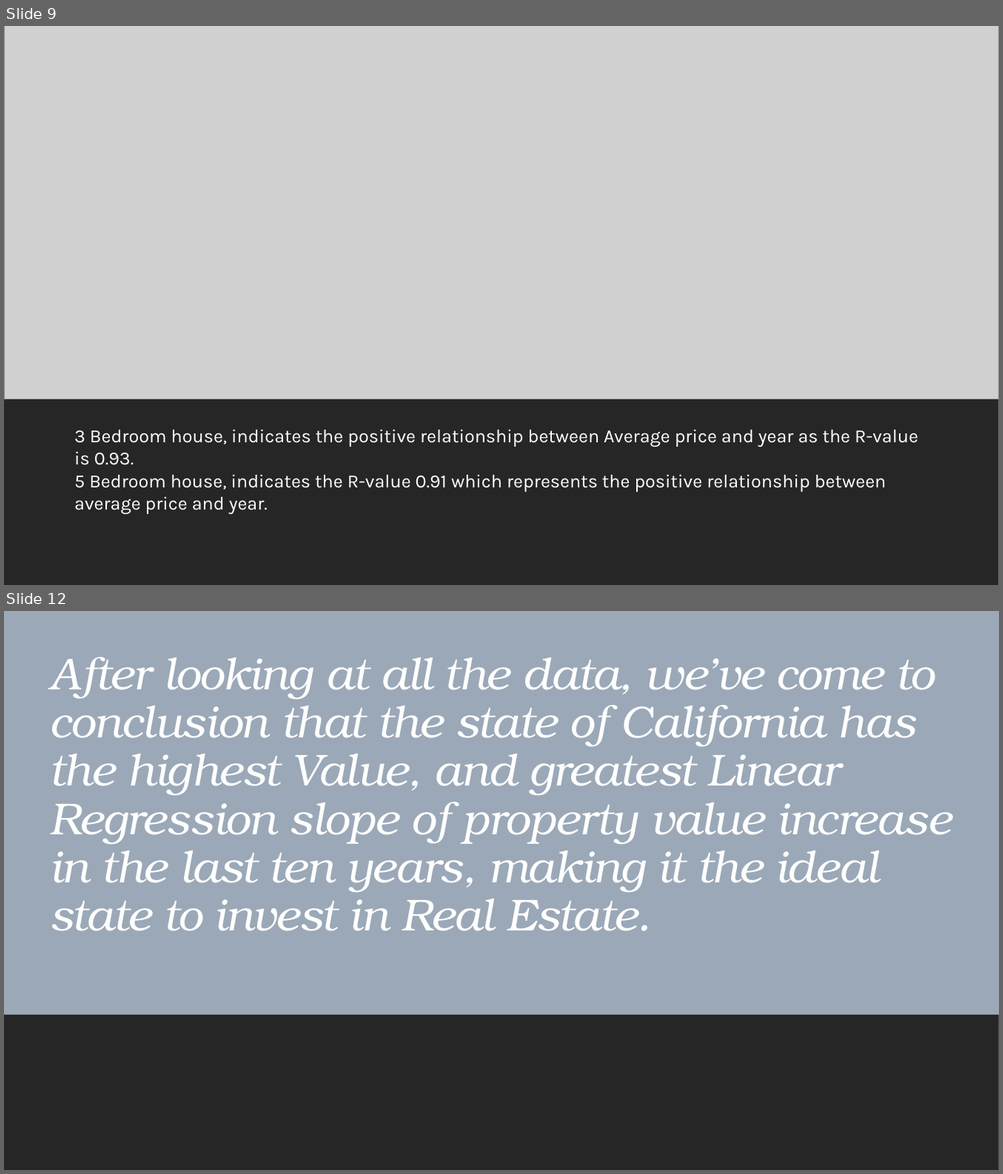
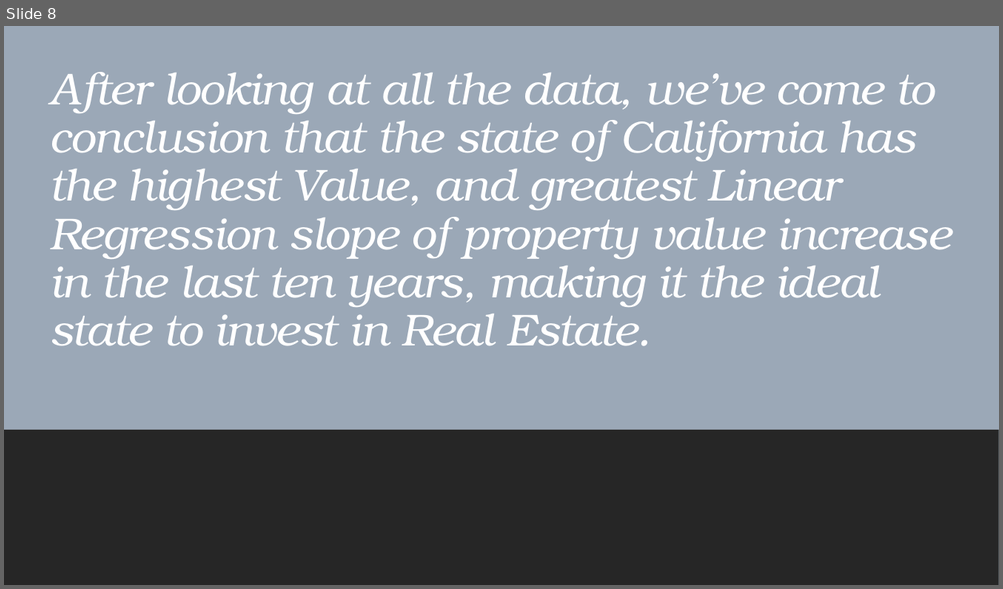
Before and after one commit to Arnawutu/Project1Group10, a slide deck: Main_Data/Nasdaq Real Estate Data Cleaning.pptx. Shown one above the other, each under a label of ours: slides 9 and 12 before the commit, slide 8 after it; the slides between them are not shown. The pictures are 1003x1174 and 1003x589 pixels, drawn with LibreOffice and Linux fonts; fonts in the diff are those of the drawing; grey boxes stand for pictures. Boxes give left, top, right and bottom in pixels: in the first picture for what was removed or moved away, otherwise in the second. Text is boxed around its words. In the diff, an @@ line names an element or a change of style, - is before the commit and + after.

```diff
--- a/Main_Data/Nasdaq Real Estate Data Cleaning.pptx
+++ b/Main_Data/Nasdaq Real Estate Data Cleaning.pptx
@@ slide 9 removed at [4,26,999,585], background #FFFFFF @@
@@ picture removed at [4,26,999,400] @@
@@ rectangle removed at [4,400,999,585] @@
@@ text removed at [74,429,918,514] @@
-3 Bedroom house, indicates the positive relationship between Average price and year as the R-value is 0.93.
-5 Bedroom house, indicates the R-value 0.91 which represents the positive relationship between average price and year.
@@ what was slide 12 is now slide 8 @@
```
Also in this commit, not shown: 4 slides added, 3 other slides removed, 1 other file.
